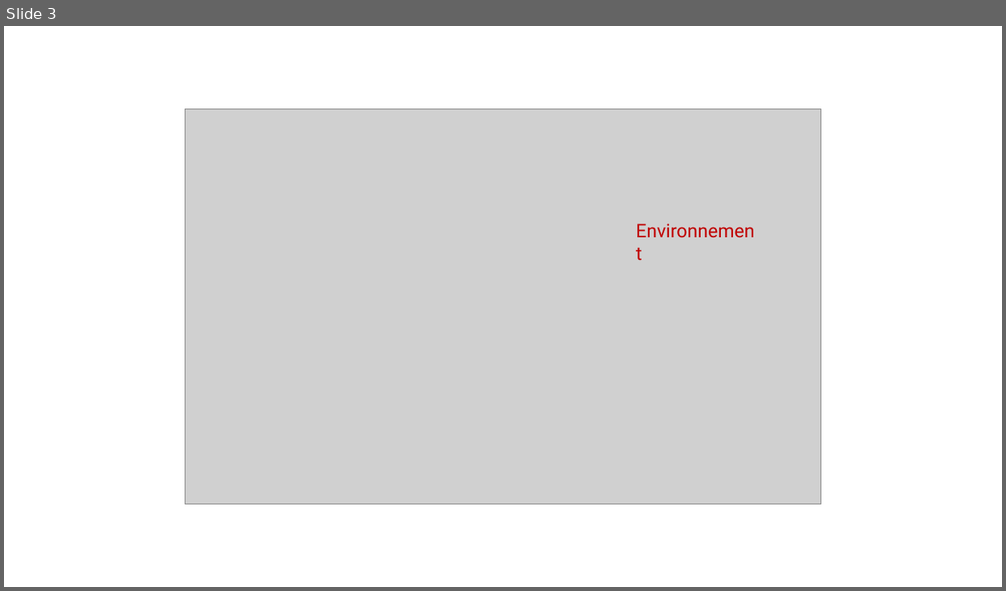
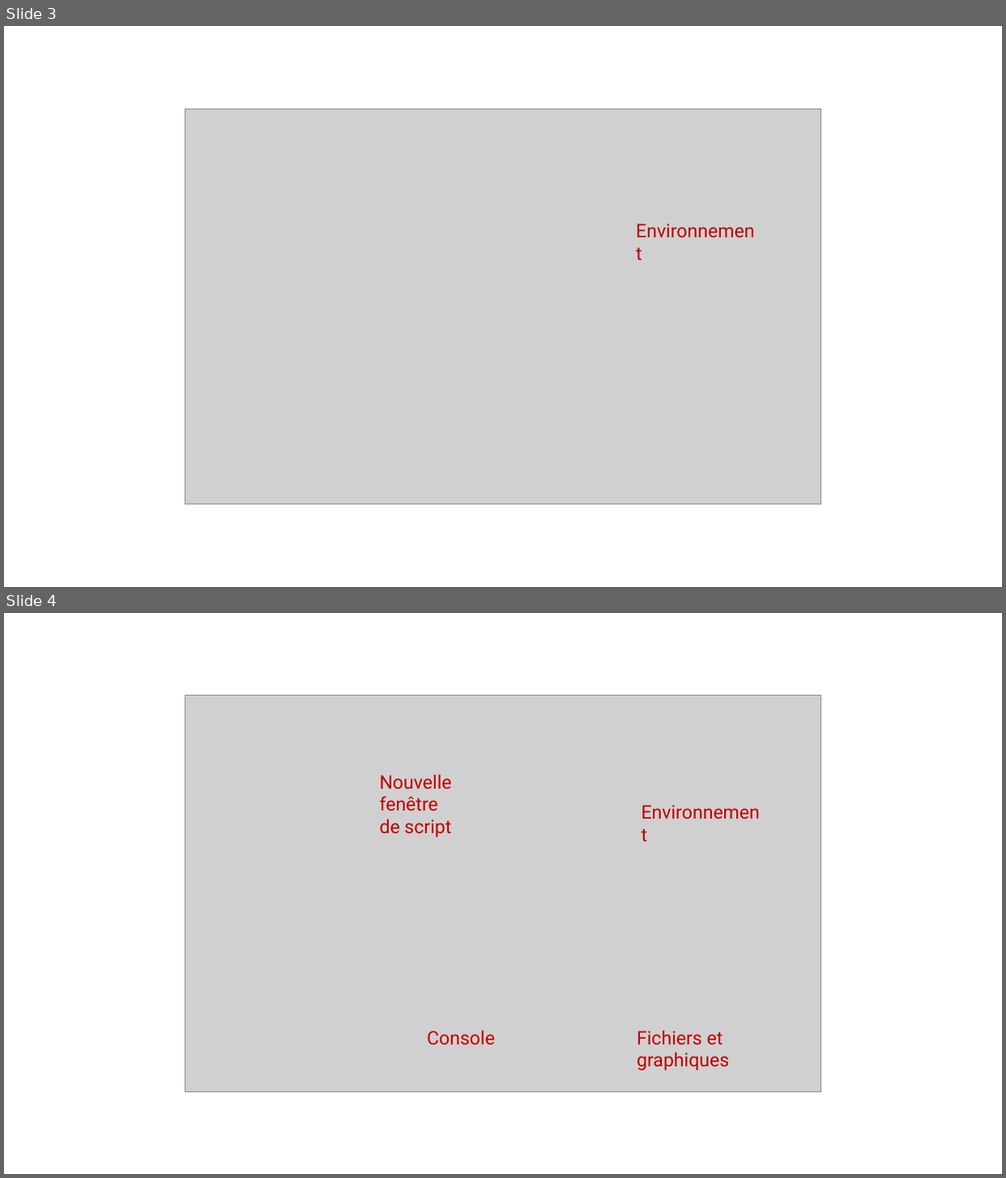
Before and after one commit to taniawyss/bioinfo-for-kids, a slide deck: docs/assets/images/Rstudio.pptx. Shown one above the other, each under a label of ours: slide 3 before the commit, slides 3 and 4 after it. The pictures are 1006x591 and 1006x1178 pixels, drawn with LibreOffice and Linux fonts; fonts in the diff are those of the drawing; grey boxes stand for pictures. Boxes give left, top, right and bottom in pixels: in the first picture for what was removed or moved away, otherwise in the second. Text is boxed around its words. In the diff, an @@ line names an element or a change of style, - is before the commit and + after.

```diff
--- a/docs/assets/images/Rstudio.pptx
+++ b/docs/assets/images/Rstudio.pptx
@@ slide 4 added at [4, 613, 1002, 1174], background #FFFFFF @@
@@ picture added at [185, 695, 821, 1093] @@
@@ text added at [380, 774, 452, 837], 18 pt, text #C00000 @@
+Nouvelle fenêtre
+de script
@@ text added at [633, 796, 772, 826], 18 pt, text #C00000 @@
+Environnement
@@ text added at [427, 1030, 495, 1046], 18 pt, text #C00000 @@
+Console
@@ text added at [637, 1030, 729, 1071], 18 pt, text #C00000 @@
+Fichiers et graphiques
```
Also in this commit, not shown: 1 other slide added, 31 other files.
